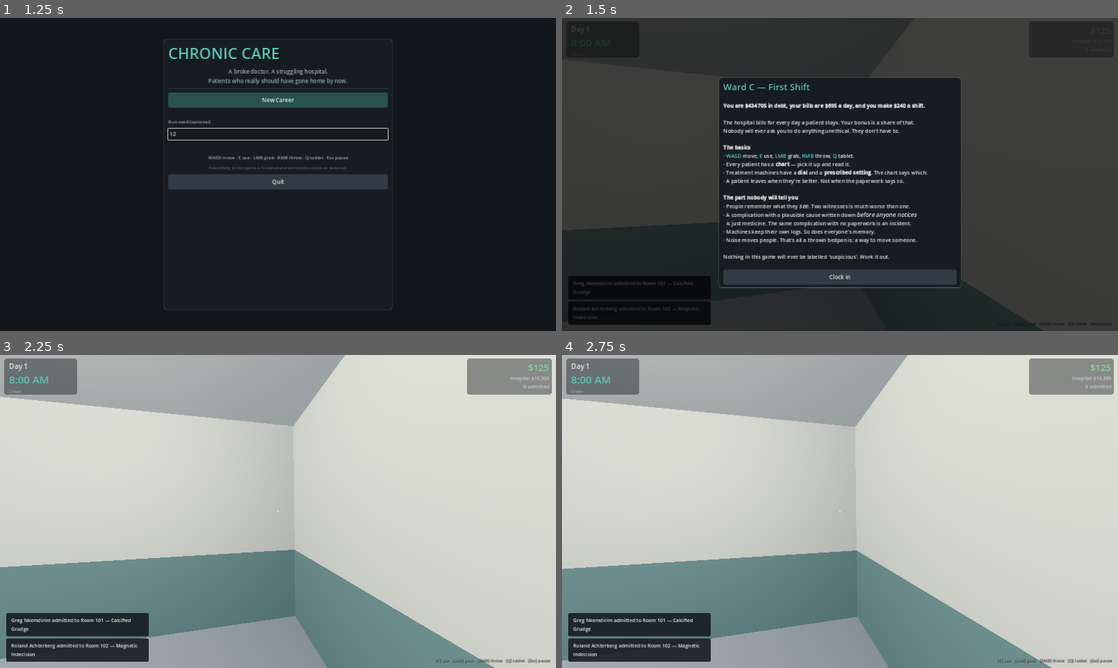
Above: before the commit, frames 1-4 (two rows, left to right).
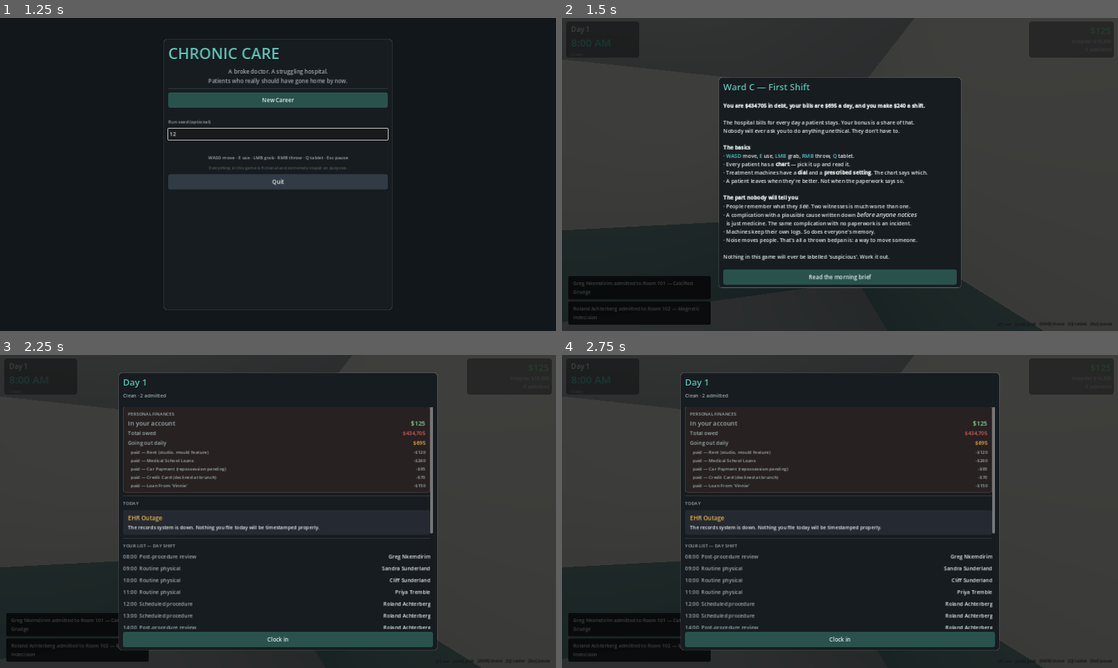
Above: after the commit, the same moments.

Repository: masonobegi/crypts-of-chaos
Game: Godot game, scene res://scenes/Boot.tscn
Two runs of this game, one before a commit and one after it. Both use one fixed random seed, a clock stepped at 60 frames per second and the inputs below.
Inputs (mouse positions are in pixels of both pictures, inside the frame that each line leads up to):
- Up to frame 1 (1.25 s): click (278, 133) at 0.52 s; type "12" at 0.6 s
- Up to frame 2 (1.5 s): click "New Career" at 1.25 s
- Up to frame 3 (2.25 s): click "Clock in" (after the commit: "Read the morning brief") at 2 s
- Up to frame 4 (2.75 s): no input

Frame 1 is identical in both runs. In frame 2, 0.1% of the frame differs, in the area x 44-56%, y 81-84%; in frame 3, 100%; in frame 4, 100%, in the area x 0-100%, y 0-100%.

Commit message:
The game was unplayable from the main menu, and you could not walk down the corridor
Two hours of actually playing it found two things that 1526 green assertions
could not.

FIRST: pressing New Career put you in a hospital where the clock never started.
game._start() opens the morning brief, then opens the tutorial on top of it —
and ui_root.open() closes whatever is already up, so the brief was destroyed
before a frame was drawn. The tutorial's button said "Clock in" and did not
clock anybody in; it set a flag and closed. The only caller of clock_in() in the
entire game was the button on the brief that had just been thrown away. The
result was PRE_SHIFT forever: clock frozen at 8:00 AM, no hour ticks, no
appointments, no tutorial steps, and no input anywhere that could start the day.

Every harness sets tutorial_done before booting, so nothing had ever walked the
route a stranger has to take. smoke_impl._check_first_run() now does: it boots
with no flags, finds the buttons by their labels, presses them the way a person
does, and asserts the shift is actually running. That test is the real
deliverable.

Same bug's other half: clock_in() emitted shift_started, which is where the
tutorial writes step one onto the objective line, then overwrote it two lines
later with "Get through the shift." The only instruction a new player ever
received was destroyed in the same frame.

SECOND: a scripted walk from one end of the building to the other timed out at
sixty seconds, wedged on a wet floor sign. Sprinting worked; walking did not.
The shove impulse was scaled by velocity AFTER move_and_slide, which zeroes
velocity along the axis you are blocked on — so the instant a prop stopped you,
you could no longer push it. You were stuck against it precisely because it was
in your way. This is the identical bug NPCBody was fixed for in session one and
the player never was.

Corridor end to end, walking: 59.9s (timeout) -> 16.8s. Room 101 to the
treatment bay: 20.4s -> 8.4s.

Also lands tests/play_impl.gd — a harness that drives the real controller
through the real input actions and reports what the SCREEN says, which is how
both of these were found.

Co-Authored-By: Claude Opus 5 <noreply@anthropic.com>
Claude-Session: https://claude.ai/code/session_012v14cF2GepYx5imtAqBXn5

Diff:
--- a/scripts/player/player.gd
+++ b/scripts/player/player.gd
@@ -23,6 +23,9 @@
 var _step_accum := 0.0
 var _crouching := false
 var _target_head_y := STAND_HEIGHT
+## Speed you are asking for this frame, before collision resolution. Needed
+## because move_and_slide overwrites velocity — see _push_obstacles.
+var _intended_speed := 0.0
 
 @onready var head: Node3D = $Head
 @onready var camera: Camera3D = $Head/Camera3D
@@ -102,10 +105,28 @@
 	var target := dir * speed
 	velocity.x = lerpf(velocity.x, target.x, 1.0 - exp(-a * delta))
 	velocity.z = lerpf(velocity.z, target.z, 1.0 - exp(-a * delta))
+	# How hard you are TRYING to move, captured before move_and_slide gets to
+	# have an opinion about it. See _push_obstacles.
+	_intended_speed = Vector2(target.x, target.z).length()
 	move_and_slide()
+	_push_obstacles()
 
-	# Shoving props with your body — walking into an IV stand should topple it,
-	# and walking into a door should open it.
+## Shoving things with your body: walking into an IV stand should topple it, and
+## walking into a door should open it.
+##
+## The impulse is scaled by how hard you are TRYING to move, not by how fast you
+## ended up going. move_and_slide zeroes your velocity along the axis you are
+## blocked on, so gating the shove on post-slide speed means the instant a prop
+## actually stops you, you can no longer push it — you are stuck against it
+## precisely because it is in your way. A play run spent sixty seconds wedged on
+## a wet floor sign in the middle of the corridor, and could only get past by
+## sprinting, because sprinting happened to leave enough residual speed to
+## generate an impulse. This is the same bug NPCBody was fixed for and the player
+## never was.
+func _push_obstacles() -> void:
+	var speed := maxf(Vector2(velocity.x, velocity.z).length(), _intended_speed)
+	if speed < 0.15:
+		return
 	for i in get_slide_collision_count():
 		var c := get_slide_collision(i)
 		var door := _door_of(c.get_collider())
@@ -113,8 +134,17 @@
 			door.open_for(global_position)
 			continue
 		var rb := c.get_collider() as RigidBody3D
-		if rb and rb.mass < 60.0:
-			rb.apply_central_impulse(-c.get_normal() * clampf(velocity.length() * 0.25, 0.0, 3.0))
+		if rb == null or rb.mass >= 60.0:
+			continue
+		rb.apply_central_impulse(-c.get_normal() * shove_impulse(rb.mass, speed))
+
+## Light things scatter, heavy things grudgingly give way. A cart left in a
+## doorway should genuinely cost you a second, not a shift.
+##
+## Pure, so the rule that matters — that a blocked walker still generates a real
+## impulse — can be asserted without waiting on a physics frame.
+static func shove_impulse(mass: float, speed: float) -> float:
+	return clampf(30.0 / maxf(mass, 1.0), 0.3, 3.2) * speed * 0.4
 
 func _door_of(body: Object) -> SwingDoor:
 	var n := body as Node
--- a/scripts/systems/shift_system.gd
+++ b/scripts/systems/shift_system.gd
@@ -212,7 +212,13 @@
 	GameState.stats.shifts_worked += 1
 	EventBus.shift_started.emit(GameState.day)
 	EventBus.toast.emit("Shift started — %s" % GameState.time_string(), "info")
-	EventBus.objective_changed.emit("Get through the shift.")
+	# The tutorial puts its first step on the objective line inside
+	# shift_started, one signal earlier. Overwriting it here meant the only
+	# instruction a new player ever received was replaced, in the same frame,
+	# with "Get through the shift."
+	var tut = get_tree().get_first_node_in_group("tutorial")
+	if tut == null or not tut.is_active():
+		EventBus.objective_changed.emit("Get through the shift.")
 	AudioMgr.play("ding", -10.0)
 
 ## Emergency admissions arrive mid-shift with no warning. That is the entire
--- a/scripts/ui/ui_root.gd
+++ b/scripts/ui/ui_root.gd
@@ -155,9 +155,23 @@
 
 Nothing in this game will ever be labelled 'suspicious'. Work it out.""" % [GameState.total_debt(), GameState.daily_debt_payment()], 15))
 	v.add_child(UIKit.spacer())
-	v.add_child(UIKit.button("Clock in", func():
+	# Hands off to the morning brief rather than closing onto an empty hospital.
+	#
+	# This screen used to end with a button labelled "Clock in" that set a flag
+	# and closed. It did not clock anybody in — the ONLY caller of
+	# ShiftSystem.clock_in() in the whole game is the briefing's button, and
+	# open() closes whatever is already up, so the briefing this screen appeared
+	# on top of had already been destroyed. A new player pressing New Career
+	# landed in a hospital stuck in PRE_SHIFT: clock frozen at 8:00, no hour
+	# ticks, no appointments, no tutorial steps (they are gated on
+	# shift_started), and no input anywhere that could start the day. Every
+	# harness sets tutorial_done before booting, so nothing ever walked it.
+	v.add_child(UIKit.button("Read the morning brief", func():
 		GameState.set_flag("tutorial_done", true)
-		close()))
+		close()
+		var ss = get_tree().get_first_node_in_group("shift_system")
+		if ss:
+			open("briefing", ss.briefing()), Color(0.16, 0.32, 0.30)))
 	return parts[0]
 
 # ---- game over
--- a/tests/play_impl.gd
+++ b/tests/play_impl.gd
@@ -21,6 +21,7 @@
 var _log: Array[String] = []
 var _marks: Dictionary = {}
 var _held: Array[String] = []
+var _last_beat_frames := 0
 var out_dir := "user://play"
 
 # ------------------------------------------------------------------ lifecycle
@@ -49,6 +50,7 @@
 	if done or _beat_frames > int(float(b.get("timeout", 20.0)) * FPS):
 		if not done:
 			_say("  ! TIMED OUT after %.1fs: %s" % [_beat_frames / FPS, _describe(b)])
+		_last_beat_frames = _beat_frames
 		_release_all()
 		_beat += 1
 		_beat_frames = 0
@@ -74,7 +76,9 @@
 			_say(String(b["text"]))
 			return true
 		"mark":
-			_marks[String(b["text"])] = _beat_frames / FPS
+			# The duration of the beat BEFORE this one — a mark is its own beat,
+			# so its own frame count is always 1 and always meaningless.
+			_marks[String(b["text"])] = _last_beat_frames / FPS
 			return true
 		"shot":
 			return _shot(String(b["name"]))
@@ -118,21 +122,70 @@
 	return "%s %s" % [String(b["do"]), str(b.get("at", b.get("name", b.get("action", ""))))]
 
 # ------------------------------------------------------------------ acting
-## Walk to a world point using the real movement code: face it, hold forward,
-## stop when close. Everything about acceleration, friction, door shoving and
-## collision is therefore genuinely exercised.
+## Walk to a world point the way a person would: work out a route round the
+## walls, then follow it with the real movement code. Everything about
+## acceleration, friction, door shoving and collision is genuinely exercised —
+## only the wayfinding is scripted, because a player has eyes and this does not.
+##
+## The first version walked in a straight line and spent six minutes standing
+## against the lobby wall. Worth remembering before trusting any harness that
+## reports zeroes.
+var _route: PackedVector3Array = PackedVector3Array()
+var _leg := 0
+var _walk_from := Vector3.ZERO
+var _stuck := 0
+
 func _walk(b: Dictionary) -> bool:
-	var target: Vector3 = b["at"]
 	var p = game.player
+	if _beat_frames == 1:
+		_walk_from = p.global_position
+		_stuck = 0
+		_leg = 0
+		_route = game.hospital.nav.find_path(p.global_position, b["at"])
+		if _route.is_empty():
+			_say("    ! no route to %s" % str(b["at"]))
+			return true
+	if _leg >= _route.size():
+		_release_all()
+		return true
+
+	var target: Vector3 = _route[_leg]
 	var flat := Vector3(target.x, p.global_position.y, target.z)
 	var d: float = p.global_position.distance_to(flat)
-	if d < float(b.get("within", 1.2)):
-		_release_all()
-		return true
+	var last: bool = _leg == _route.size() - 1
+	# Tight, because doorways are 1.4m wide: advancing to the next waypoint while
+	# still half a metre off line walks you into the door frame instead of
+	# through the gap.
+	if d < (float(b.get("within", 1.0)) if last else 0.45):
+		_leg += 1
+		if _leg >= _route.size():
+			_release_all()
+			return true
+		return false
+
 	_face(flat)
 	_press("move_forward")
 	if bool(b.get("run", false)):
 		_press("sprint")
+
+	# Doors and furniture genuinely stop you. If the real controller is wedged,
+	# that is a finding about the game, so say so rather than hiding it.
+	if Vector2(p.velocity.x, p.velocity.z).length() < 0.35:
+		_stuck += 1
+		if _stuck == 90:
+			_say("    ! wedged for 1.5s at %s heading for %s" % [
+				str(p.global_position.round()), str(flat.round())])
+		# What a person does when they clip a door frame: step off the line and
+		# come at it again. Without this the harness reports a wedge for
+		# something a player would not even notice themselves doing.
+		if _stuck > 40:
+			_release("move_forward")
+			_press("move_right" if (_stuck / 40) % 2 == 0 else "move_left")
+		if _stuck > 130:
+			_stuck = 0
+			_release_all()
+	else:
+		_stuck = 0
 	return false
 
 func _face(at) -> void:
@@ -159,6 +212,8 @@
 func _shot(name: String) -> bool:
 	if _beat_frames < 3:
 		return false
+	if DisplayServer.get_name() == "headless":
+		return true
 	var img := tree.root.get_texture().get_image()
 	img.save_png("%s/%02d_%s.png" % [out_dir, _shots, name])
 	_shots += 1
@@ -214,8 +269,12 @@
 		watching += 1
 	_say("    staff who can see you right now: %d" % watching)
 
+## printerr as well as print: Godot's stdout block-buffers when it is not a TTY,
+## so a run that is still going shows nothing at all until it exits. Watching a
+## slow play run is most of the value.
 func _say(s: String) -> void:
 	print(s)
+	printerr(s)
 	_log.append(s)
 
 # ------------------------------------------------------------------ plans
--- a/tests/smoke_impl.gd
+++ b/tests/smoke_impl.gd
@@ -6,7 +6,7 @@
 var tree: SceneTree = null
 var game: Node = null
 var frames := 0
-var stage := "boot"
+var stage := "firstrun"
 var errors: Array[String] = []
 var notes: Array[String] = []
 var sim_minutes := 0
@@ -26,11 +26,16 @@
 	# The briefing screen pauses the tree on open; drive things directly.
 	tree.paused = false
 	match stage:
+		"firstrun":
+			if frames > 6:
+				_check_first_run()
+				stage = "boot"
 		"boot":
 			if frames > 6:
 				_check_boot()
 				stage = "shift"
-				game.shift.clock_in()
+				if not GameState.clock_running:
+					game.shift.clock_in()
 		"shift":
 			_run_shift_minute()
 			if sim_minutes >= GameState.SHIFT_HOURS * 60:
@@ -78,6 +83,53 @@
 		errors.append(msg)
 	else:
 		notes.append("  ok: " + msg)
+
+## THE PATH A REAL PLAYER TAKES, which nothing had ever walked.
+##
+## Every other harness sets `tutorial_done` before booting, so all of them
+## skipped straight past the only route a stranger can actually take. Pressing
+## New Career opened the briefing, then opened the tutorial on top of it — and
+## `open()` closes whatever is already up, so the briefing was destroyed before
+## a frame was drawn. The tutorial's button said "Clock in" and did not clock
+## anybody in; the sole caller of clock_in() in the entire game was the button
+## on the briefing that had just been thrown away. The result was a hospital
+## frozen in PRE_SHIFT with a clock stuck at 8:00 AM and no input anywhere that
+## could start the day. The game was unplayable from the main menu and 1526
+## assertions were green.
+func _check_first_run() -> void:
+	_ok(not GameState.flag("tutorial_done", false), "a fresh career has not seen the tutorial")
+	_ok(game.ui != null and game.ui.current != null, "something is on screen at boot")
+	_ok(game.ui != null and game.ui.current_id == "tutorial",
+		"and it is the tutorial (got '%s')" % (game.ui.current_id if game.ui else "<no ui>"))
+
+	_ok(_press_button("brief"), "the tutorial has a button that moves you on")
+	_ok(game.ui.current_id == "briefing",
+		"which opens the morning brief (got '%s')" % game.ui.current_id)
+
+	_ok(_press_button("Clock in"), "the brief has a Clock in button")
+	_ok(GameState.phase == GameState.Phase.SHIFT,
+		"pressing it actually starts the shift (phase %d)" % int(GameState.phase))
+	_ok(GameState.clock_running, "and the clock is running")
+	_ok(game.ui.current == null, "with nothing left in the way")
+
+## Find a button by a fragment of its label and press it, the way a player does.
+func _press_button(fragment: String) -> bool:
+	if game.ui == null or game.ui.current == null:
+		return false
+	var b := _find_button(game.ui.current, fragment)
+	if b == null:
+		return false
+	b.emit_signal("pressed")
+	return true
+
+func _find_button(n: Node, fragment: String) -> Button:
+	if n is Button and String((n as Button).text).to_lower().contains(fragment.to_lower()):
+		return n
+	for c in n.get_children():
+		var f := _find_button(c, fragment)
+		if f != null:
+			return f
+	return null
 
 func _check_boot() -> void:
 	_ok(game.hospital != null and game.hospital.rooms.size() == 15, "hospital built with 15 rooms")
--- a/tests/test_systems.gd
+++ b/tests/test_systems.gd
@@ -720,3 +720,30 @@
 	t.lt(float(ids.find("list")), float(ids.find("examine")),
 		"you are shown the list before you are sent to see anybody")
 	t.eq(ids[ids.size() - 1], "shift", "and clocking out is the last thing")
+
+## You have to be able to walk down your own corridor.
+##
+## The shove impulse used to be scaled by post-slide velocity, and
+## move_and_slide zeroes velocity along the axis you are blocked on — so the
+## instant a prop actually stopped you, you could no longer push it. A play run
+## spent sixty seconds wedged on a wet floor sign in the middle of the corridor
+## and could only get past by sprinting, because sprinting left enough residual
+## speed to generate an impulse. Walking pace could not.
+func test_a_blocked_walker_can_still_shove_what_is_blocking_them() -> void:
+	var light: float = Items.SPECS["wet_floor_sign"]["mass"]
+	# The state that used to be fatal: pinned against something, velocity zero,
+	# still asking to walk forward.
+	t.gt(Player.shove_impulse(light, Player.WALK_SPEED), 0.5,
+		"somebody walking into a light prop shifts it")
+	t.gt(Player.shove_impulse(light, Player.CROUCH_SPEED), 0.2,
+		"and even creeping shifts it eventually")
+	# Heavier things give way more slowly, so a cart in a doorway still costs
+	# you something.
+	var cart := 26.0
+	t.lt(Player.shove_impulse(cart, Player.WALK_SPEED),
+		Player.shove_impulse(light, Player.WALK_SPEED),
+		"a loaded cart is harder work than a plastic sign")
+	t.gt(Player.shove_impulse(cart, Player.WALK_SPEED), 0.3,
+		"but it does move")
+	t.eq(Player.shove_impulse(light, 0.0), 0.0,
+		"and standing still shoves nothing")
Not shown, changed: PROGRESS_LOG.md
Not shown, added: playfast.sh
